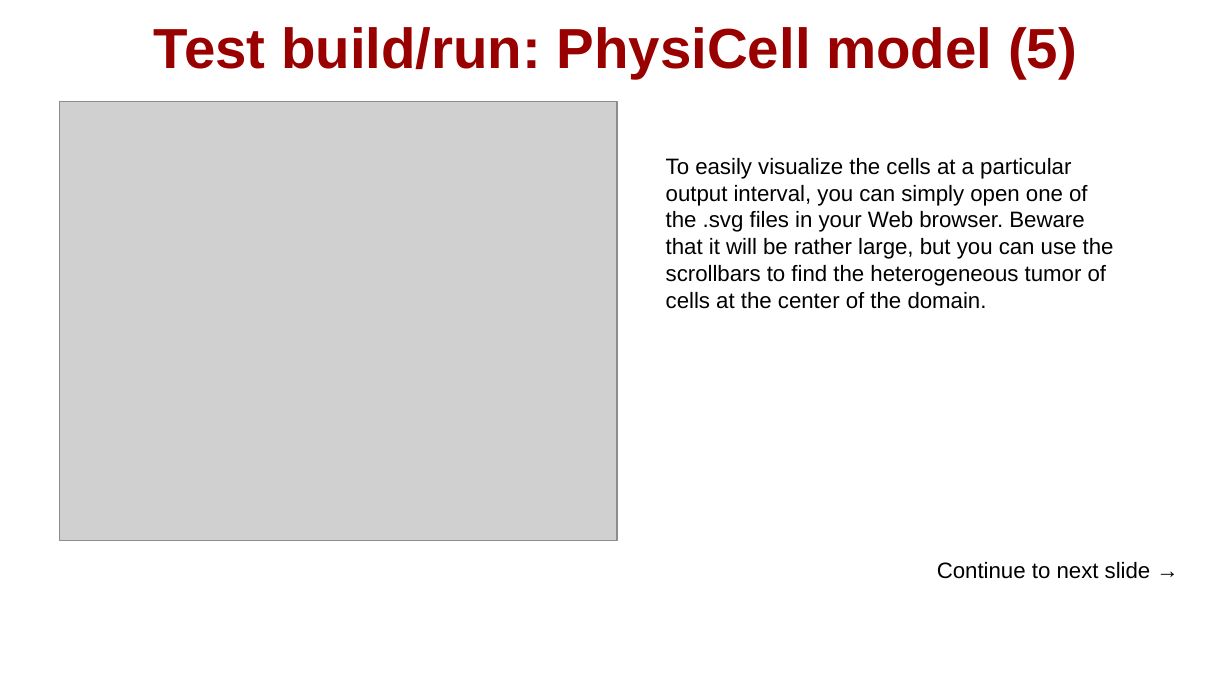
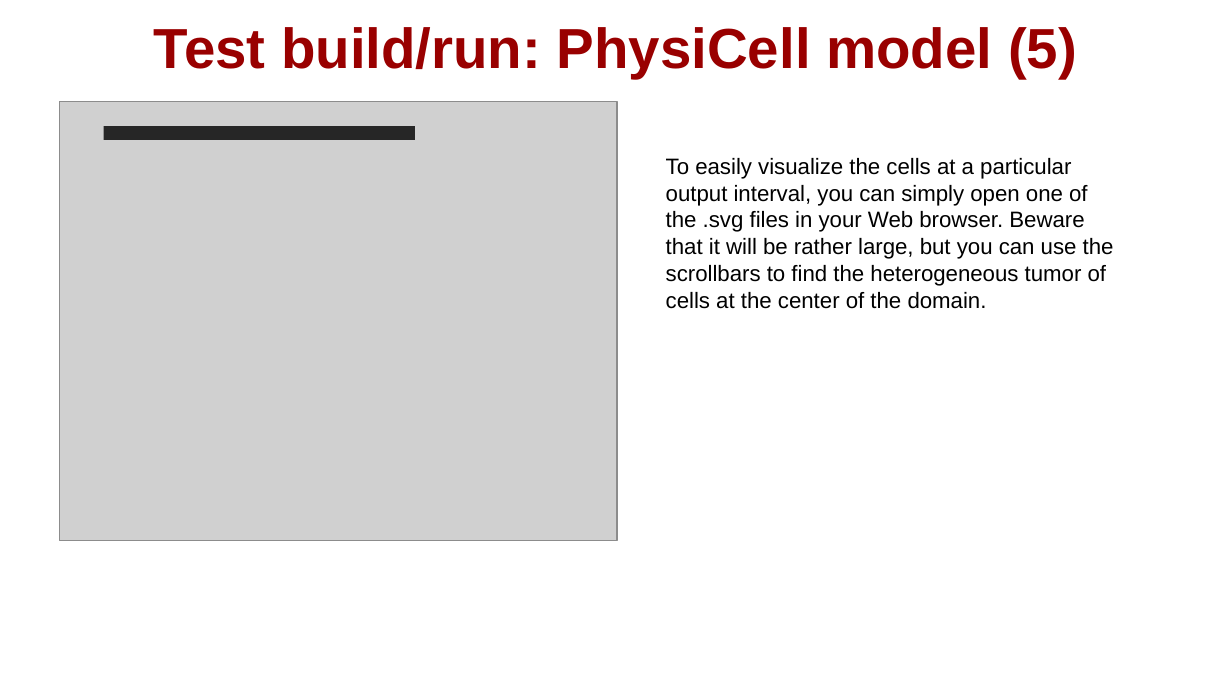
Before and after one commit to physicell-training/ws2021, a slide deck: slide 12 of pptx_source/PhysiCell_ws2021_macOS_setup.pptx. Drawn at 1232x693 pixels with LibreOffice and Linux fonts; fonts in the diff are those of the drawing; grey boxes stand for pictures; background and template pictures are left out. Boxes give left, top, right and bottom in pixels: in the first picture for what was removed or moved away, otherwise in the second. Text is boxed around its words. In the diff, an @@ line names an element or a change of style, - is before the commit and + after.

```diff
--- a/pptx_source/PhysiCell_ws2021_macOS_setup.pptx
+++ b/pptx_source/PhysiCell_ws2021_macOS_setup.pptx
@@ rectangle added at (103,126,415,139), fill #262626 @@
@@ text removed at (937,562,1151,579) @@
-Continue to next slide →
```
Also in this commit, not shown: 3 other slides changed, 9 slides added.
